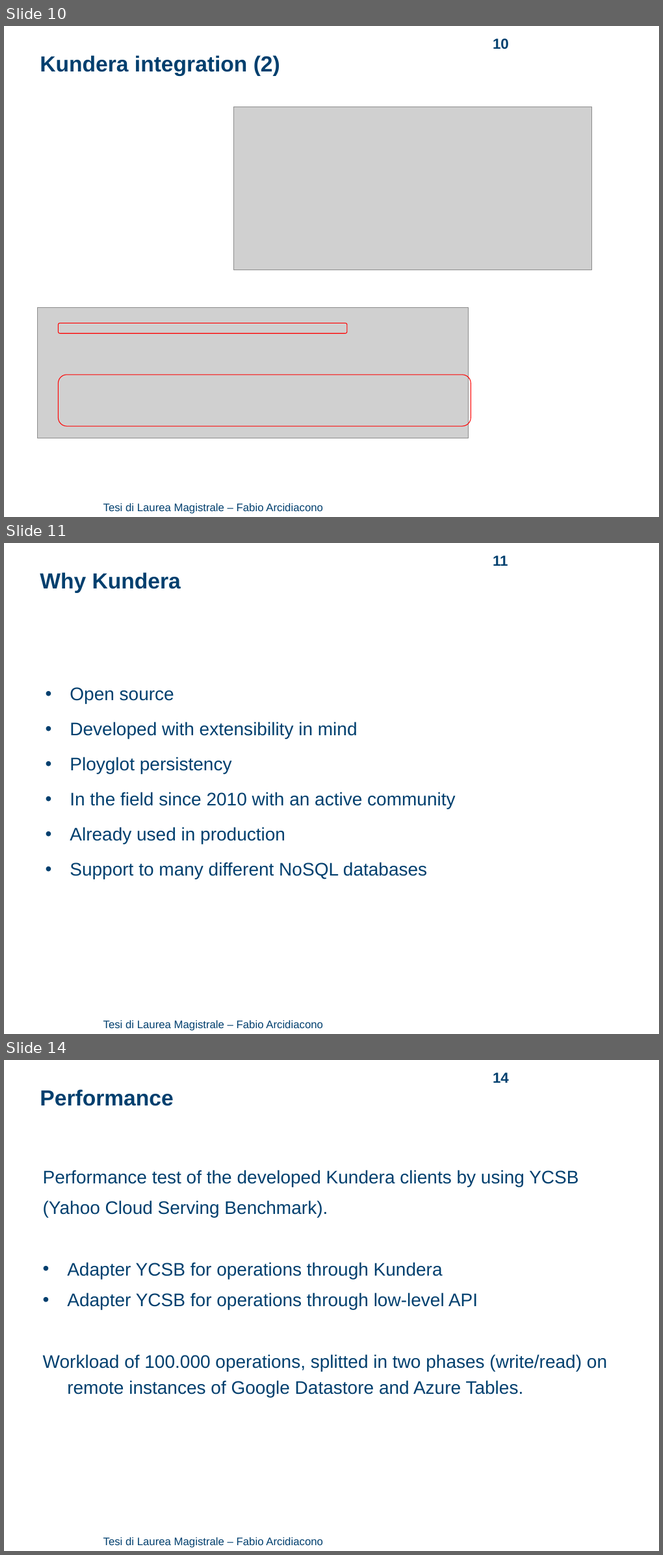
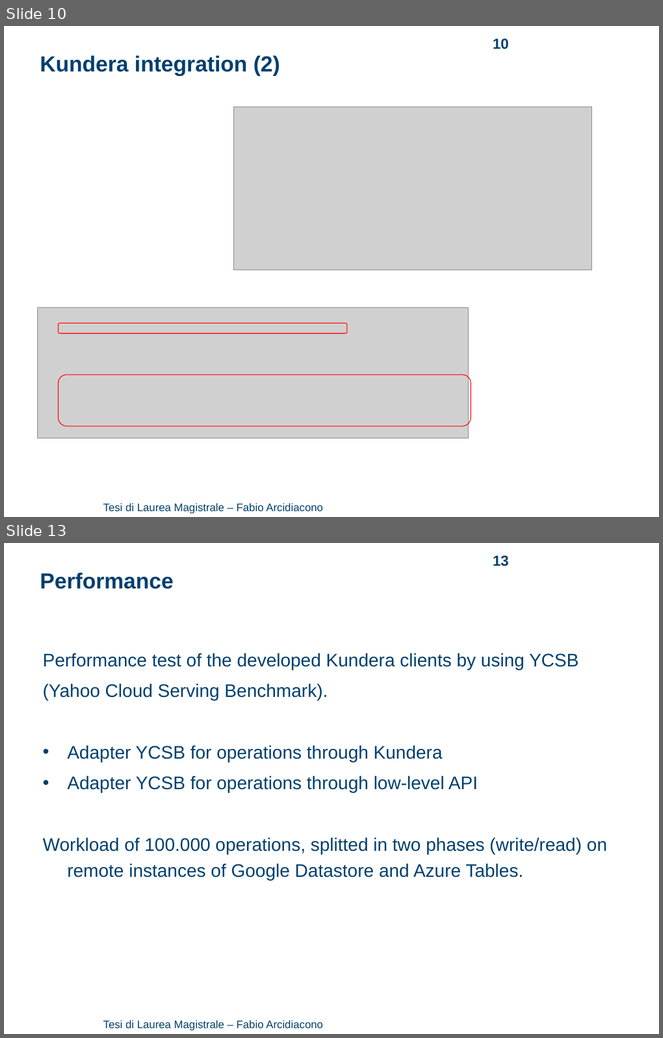
Before and after one commit to arci/thesis, a slide deck: presentation/ThesisPresentation.ppt. Shown one above the other, each under a label of ours: slides 10, 11 and 14 before the commit, slides 10 and 13 after it; the slides between them are not shown. The pictures are 663x1555 and 663x1038 pixels, drawn with LibreOffice and Linux fonts; fonts in the diff are those of the drawing; grey boxes stand for pictures; background and template pictures are left out. Boxes give left, top, right and bottom in pixels: in the first picture for what was removed or moved away, otherwise in the second. Text is boxed around its words. In the diff, an @@ line names an element or a change of style, - is before the commit and + after.

```diff
--- a/presentation/ThesisPresentation.ppt
+++ b/presentation/ThesisPresentation.ppt
@@ slide 11 removed at box(4, 543, 659, 1034), background #FFFFFF; not listed: 1 template element that a slide beside it also shows @@
@@ page number removed at box(493, 555, 508, 566) @@
-11
@@ text removed at box(40, 572, 181, 593) @@
-Why Kundera
@@ text removed at box(70, 687, 455, 880) @@
-• Open source
-• Developed with extensibility in mind
-• Ployglot persistency
-• In the field since 2010 with an active community
-• Already used in production
-• Support to many different NoSQL databases
@@ what was slide 14 is now slide 13 @@
@@ page number at box(493, 555, 509, 566): text changed @@
-14
+13
```
Also in this commit, not shown: 3 slides changed, 1 other file.
